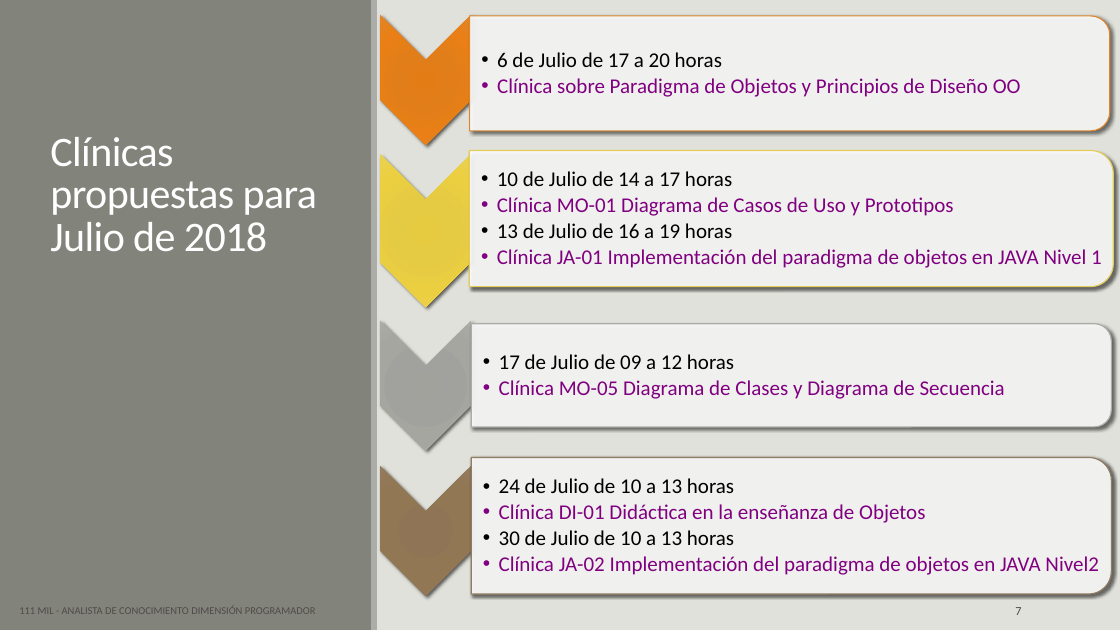
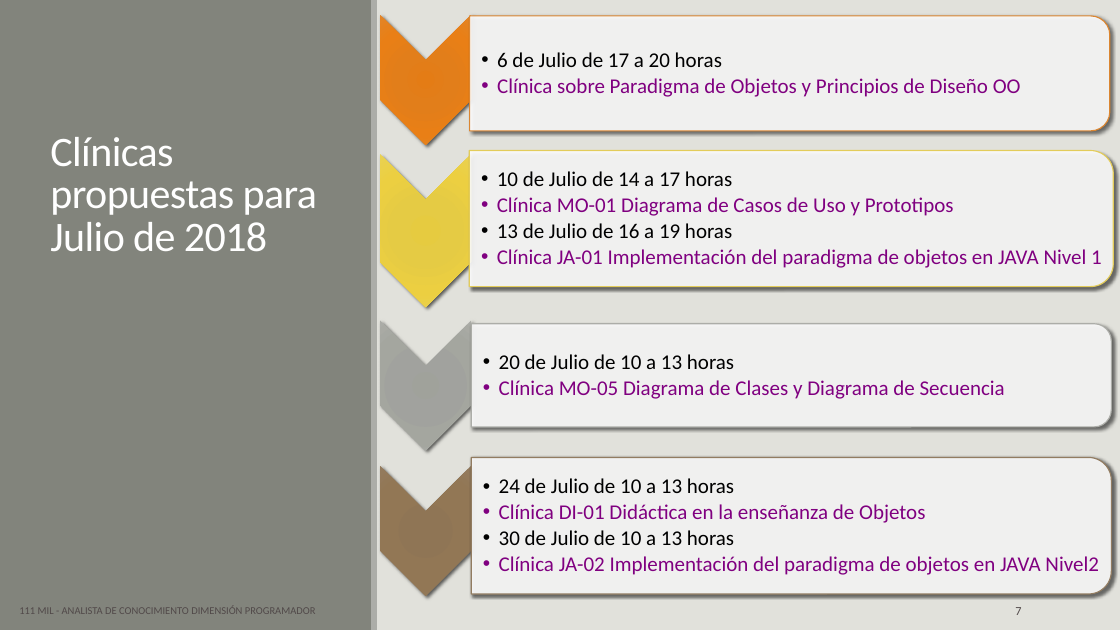
Before and after one commit to 111milprogramadores/clinicas-para-instructores, a slide deck: slide 7 of 111 MIL Cronograma de Formaciones 2018.pptx. Drawn at 1120x630 pixels with LibreOffice and Linux fonts; fonts in the diff are those of the drawing. Boxes give left, top, right and bottom in pixels: in the first picture for what was removed or moved away, otherwise in the second. Text is boxed around its words. In the diff, an @@ line names an element or a change of style, - is before the commit and + after.

Commit message:
Actualización de cronograma de clínicas

```diff
--- a/111 MIL Cronograma de Formaciones 2018.pptx
+++ b/111 MIL Cronograma de Formaciones 2018.pptx
@@ text at <box>499,354,734,369</box>: text changed @@
-  • 17 de Julio de 09 a 12 horas
+  • 20 de Julio de 10 a 13 horas
```
Also in this commit, not shown: 2 other files.
